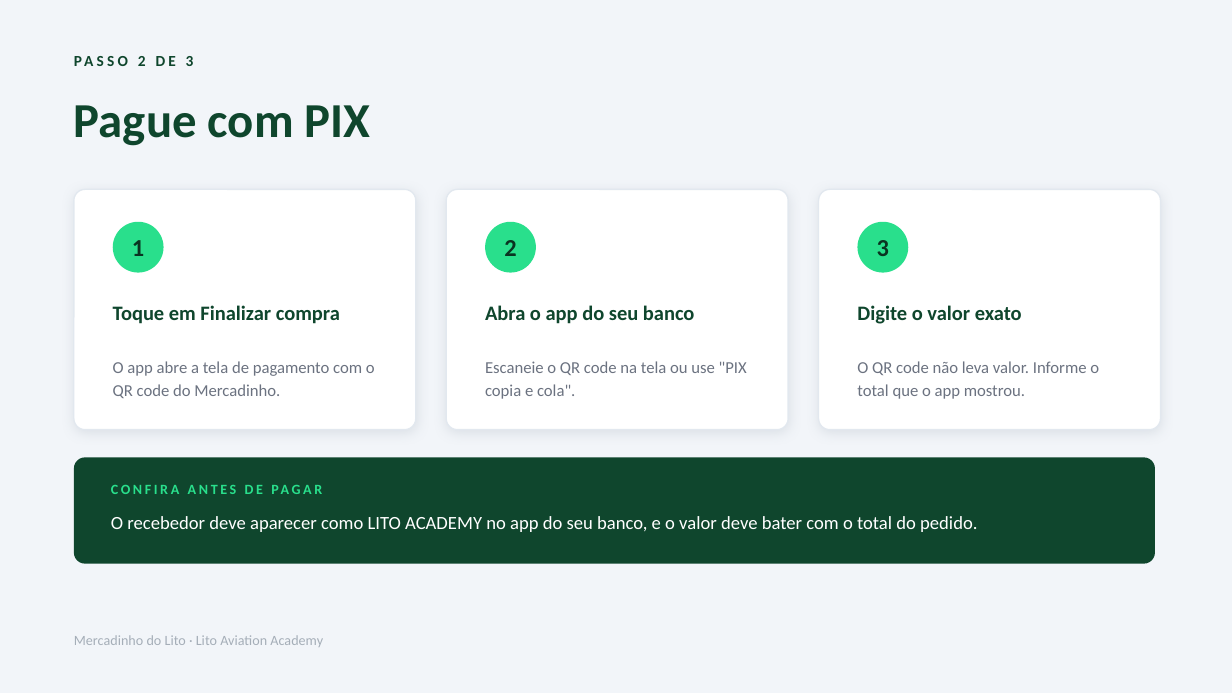
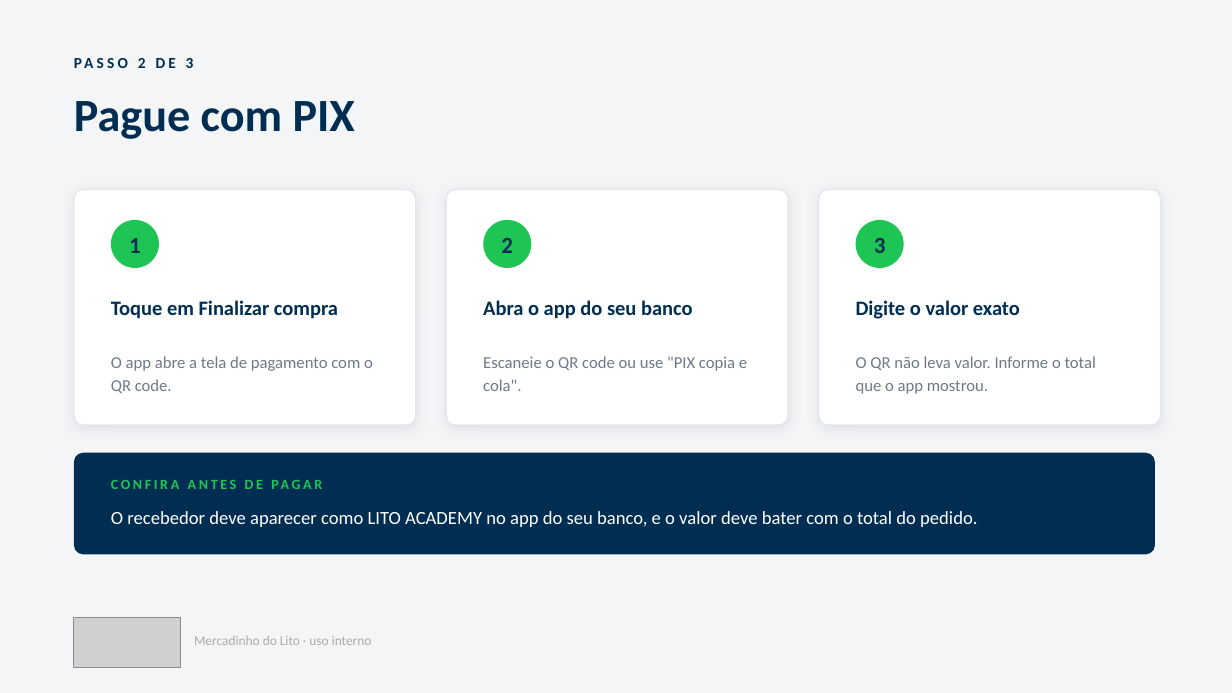
Before and after one commit to LitoGroup/mercadinho, a slide deck: slide 7 of docs/Mercadinho-do-Lito-como-usar.pptx. Drawn at 1232x693 pixels with LibreOffice and Linux fonts; fonts in the diff are those of the drawing; grey boxes stand for pictures. Boxes give left, top, right and bottom in pixels: in the first picture for what was removed or moved away, otherwise in the second. Text is boxed around its words. In the diff, an @@ line names an element or a change of style, - is before the commit and + after.

```diff
--- a/docs/Mercadinho-do-Lito-como-usar.pptx
+++ b/docs/Mercadinho-do-Lito-como-usar.pptx
@@ background #F2F5F9 to #F4F5F7 @@
@@ text colour #0F462D to #002E53 in 4 elements at <box>111,300,338,319</box>, <box>483,300,693,319</box>, <box>856,300,1020,319</box>, <box>138,58,194,68</box> @@
@@ text "Pague com PIX" at <box>74,101,355,139</box>: size 38 to 36 pt, text colour #0F462D to #002E53 @@
@@ rounded rectangle: place and size @@
-rounded rectangle at <box>74,189,416,430</box>
+rounded rectangle at <box>74,189,416,425</box>
@@ rounded rectangle: place and size @@
-rounded rectangle at <box>446,189,788,430</box>
+rounded rectangle at <box>446,189,788,425</box>
@@ outline #E2E8EF 1 pt to #E3E6EA 1 pt; shadow changed; proportions changed in 3 elements at <box>74,189,416,425</box>, <box>446,189,788,425</box>, <box>819,189,1161,425</box> @@
@@ rounded rectangle: place and size @@
-rounded rectangle at <box>819,189,1161,430</box>
+rounded rectangle at <box>819,189,1161,425</box>
@@ size 19 to 18 pt, text colour #0A3421 to #002E53 in 3 elements at <box>129,238,141,253</box>, <box>501,238,513,253</box>, <box>874,238,886,253</box> @@
@@ 3 ellipses: place and size @@
-3 ellipses at <box>113,222,909,273</box>
+3 ellipses at <box>111,220,904,268</box>
@@ fill #29DF8C to #1EC555 in 3 elements at <box>111,220,159,268</box>, <box>483,220,531,268</box>, <box>856,220,904,268</box> @@
@@ text at <box>111,356,373,393</box>: text changed; text colour #6B7280 to #6E7A87 @@
-O app abre a tela de pagamento com o QR code do Mercadinho.
+O app abre a tela de pagamento com o QR code.
@@ text at <box>483,356,747,391</box>: text changed; text colour #6B7280 to #6E7A87 @@
-Escaneie o QR code na tela ou use "PIX copia e cola".
+Escaneie o QR code ou use "PIX copia e cola".
@@ text at <box>856,356,1096,394</box>: text changed; text colour #6B7280 to #6E7A87 @@
-O QR code não leva valor. Informe o total que o app mostrou.
+O QR não leva valor. Informe o total que o app mostrou.
@@ rounded rectangle: place and size @@
-rounded rectangle at <box>74,457,1155,564</box>
+rounded rectangle at <box>74,453,1155,555</box>
@@ rounded rectangle at <box>74,453,1155,555</box>: fill #0F462D to #002E53; proportions changed @@
@@ text "CONFIRA ANTES DE PAGAR" at <box>111,471,527,496</box>: text colour #29DF8C to #1EC555 @@
@@ text "O recebedor deve aparecer como ...": place and size @@
-text "O recebedor deve aparecer como ..." at <box>111,516,977,532</box>
+text "O recebedor deve aparecer como ..." at <box>111,511,977,527</box>
@@ picture added at <box>74,617,180,667</box> @@
@@ text at <box>194,636,372,645</box>: text changed; size 11 to 10.5 pt; text colour #A5AEB8 to #B0AAAA @@
-Mercadinho do Lito · Lito Aviation Academy
+Mercadinho do Lito · uso interno
```
Also in this commit, not shown: 8 other slides changed.
